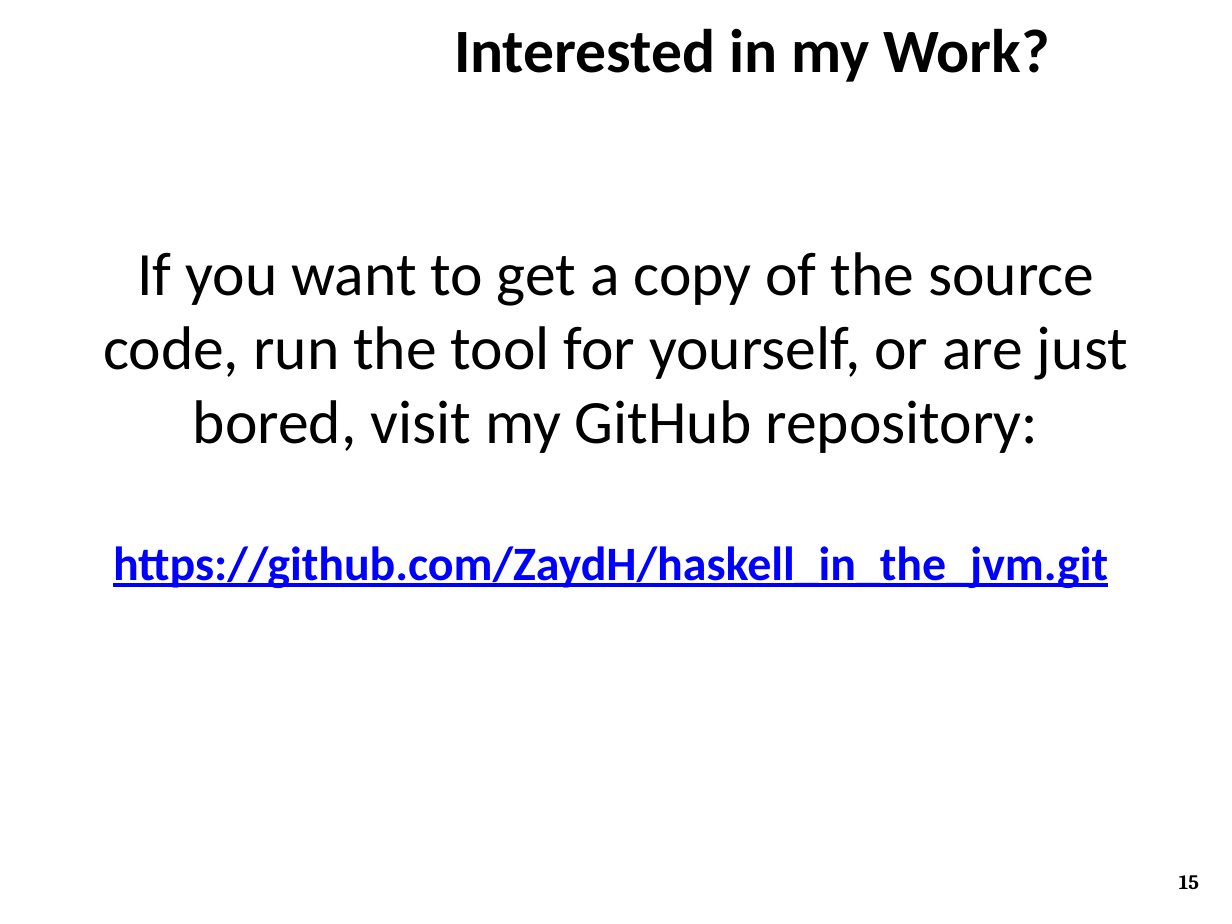
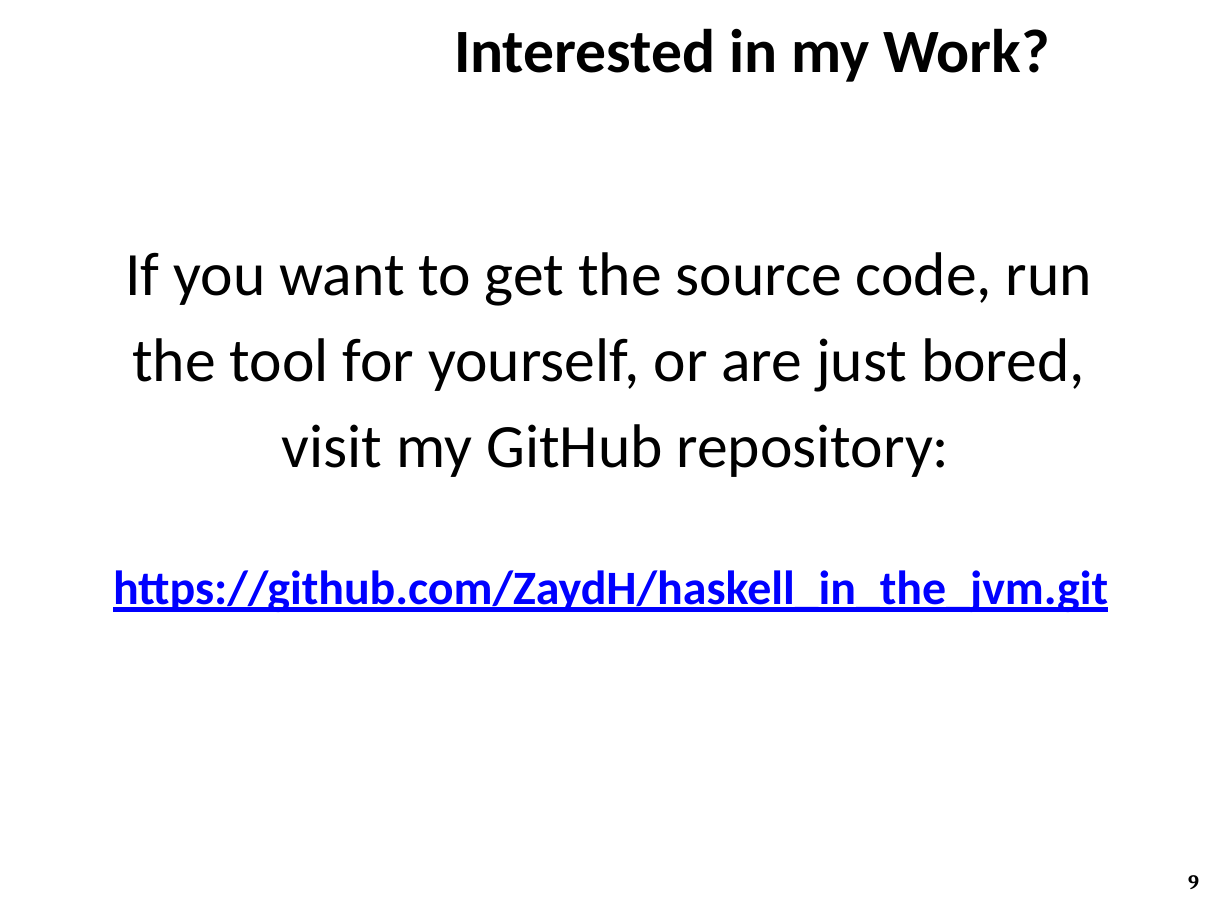
Before and after one commit to ZaydH/CS252, a slide deck: slide 9 of Project/Project_Presentation/Zayd_Hammoudeh_-_HamSkill_Run_Haskell_Anywhere.pptx (slide 15 before the commit). Drawn at 1232x924 pixels with LibreOffice and Linux fonts; fonts in the diff are those of the drawing; background and template pictures are left out. Boxes give left, top, right and bottom in pixels: in the first picture for what was removed or moved away, otherwise in the second. Text is boxed around its words. In the diff, an @@ line names an element or a change of style, - is before the commit and + after.

```diff
--- a/Project/Project_Presentation/Zayd_Hammoudeh_-_HamSkill_Run_Haskell_Anywhere.pptx
+++ b/Project/Project_Presentation/Zayd_Hammoudeh_-_HamSkill_Run_Haskell_Anywhere.pptx
@@ text at [125,252,1092,477]: text changed @@
-If you want to get a copy of the source code, run the tool for yourself, or are just bored, visit my GitHub repository:
+If you want to get the source code, run
+the tool for yourself, or are just bored,
+visit my GitHub repository:
@@ page number at [1188,875,1199,889]: text changed @@
-15
+9
```
Also in this commit, not shown: 4 other slides changed, 8 slides removed.
